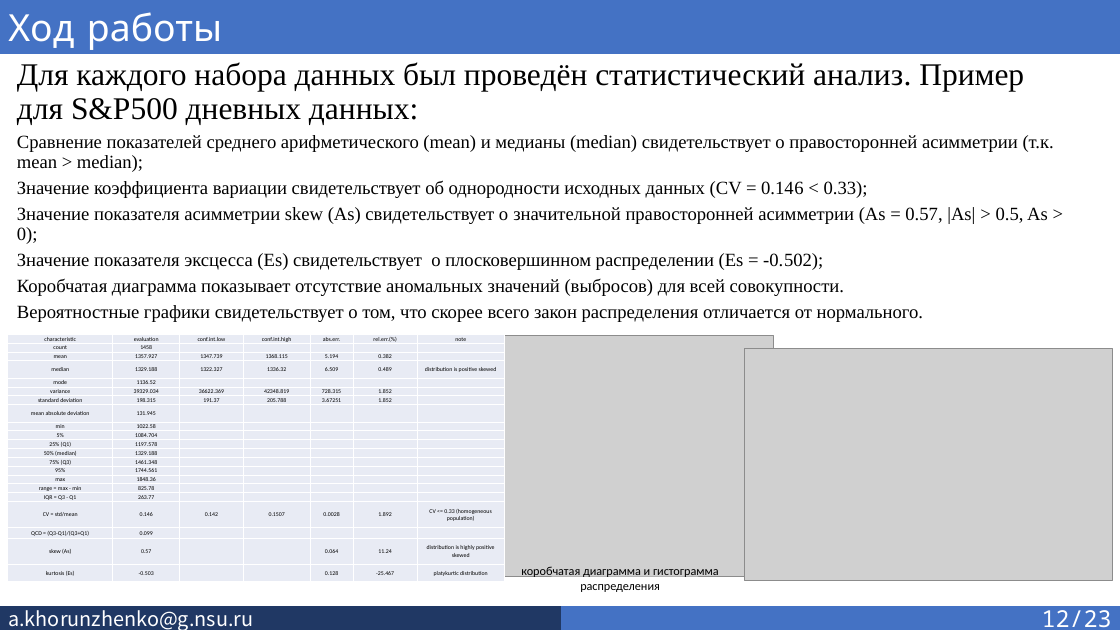
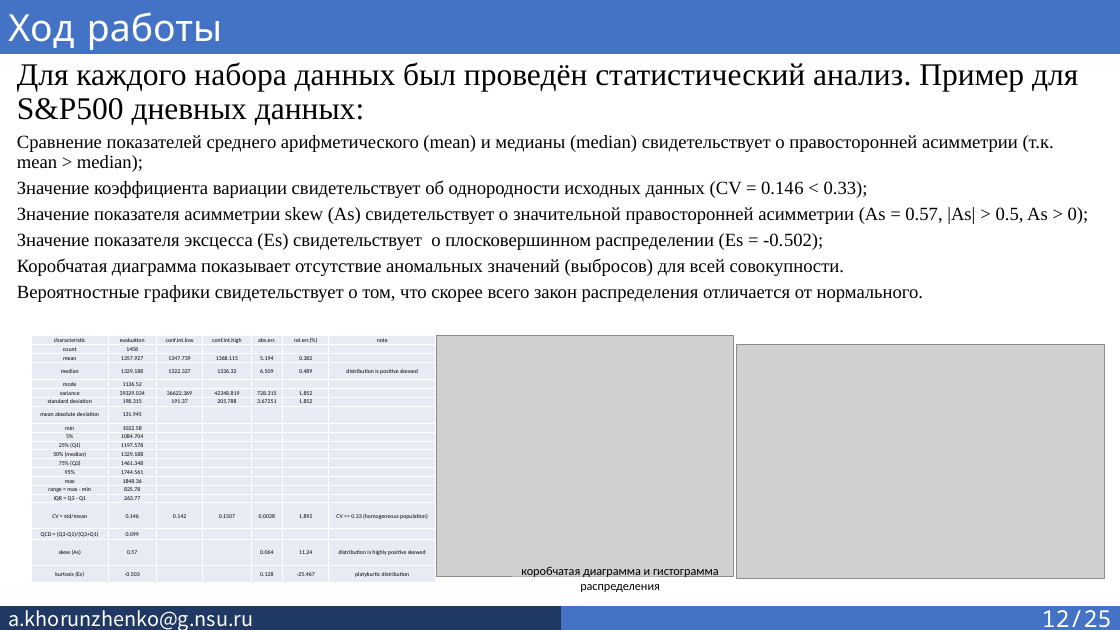
Before and after one commit to SkivHisink/MasterWork, a slide deck: slide 12 of Text/Хорунженко_презентация_4_сем.pptx. Drawn at 1120x630 pixels with LibreOffice and Linux fonts; fonts in the diff are those of the drawing; grey boxes stand for pictures. Boxes give left, top, right and bottom in pixels: in the first picture for what was removed or moved away, otherwise in the second. Text is boxed around its words. In the diff, an @@ line names an element or a change of style, - is before the commit and + after.

Commit message:
Added results
Added result table
Fixed text
Fixed presentation

```diff
--- a/Text/Хорунженко_презентация_4_сем.pptx
+++ b/Text/Хорунженко_презентация_4_сем.pptx
@@ text "Для каждого набора данных был ..." rewrapped from <box>17,62,1054,322</box> to <box>17,62,1089,302</box> @@
@@ table: place and size @@
-table at <box>8,334,503,582</box>
+table at <box>32,336,436,584</box>
@@ picture: place and size @@
-picture at <box>476,336,774,576</box>
+picture at <box>437,336,734,576</box>
@@ picture: place and size @@
-picture at <box>745,349,1112,580</box>
+picture at <box>737,344,1104,579</box>
@@ text in rectangle at <box>1042,610,1112,627</box>: text changed @@
-12/23
+12/25
```
Also in this commit, not shown: 22 other slides changed, 2 slides added, 4 other files.
